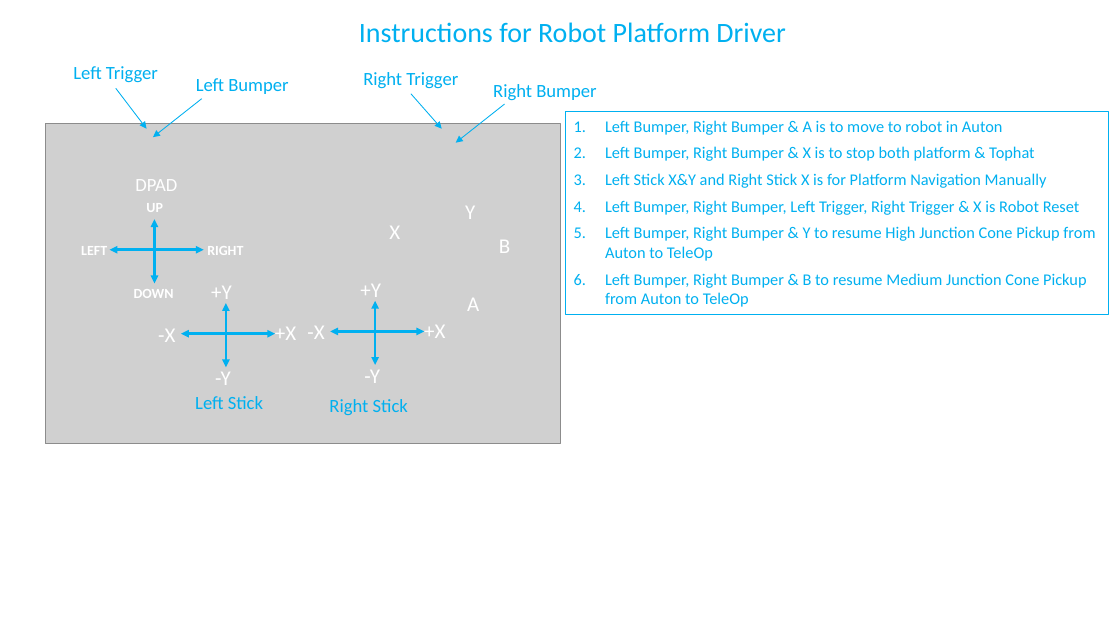
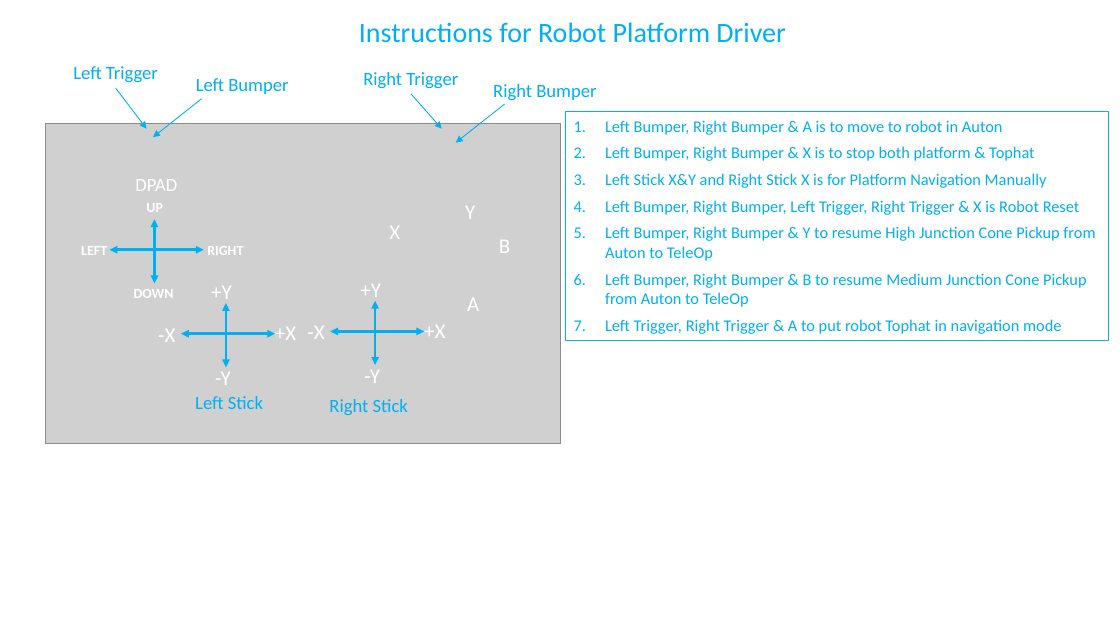
Before and after one commit to SaiabhiramA/ATRoadRunnerV8, a slide deck: slide 1 of ProgrammingDocs/Gamepad_AT_2022.pptx. Drawn at 1120x630 pixels with LibreOffice and Linux fonts; fonts in the diff are those of the drawing; grey boxes stand for pictures. Boxes give left, top, right and bottom in pixels: in the first picture for what was removed or moved away, otherwise in the second. Text is boxed around its words. In the diff, an @@ line names an element or a change of style, - is before the commit and + after.

```diff
--- a/ProgrammingDocs/Gamepad_AT_2022.pptx
+++ b/ProgrammingDocs/Gamepad_AT_2022.pptx
@@ rectangle "Left Bumper, Right Bumper & ...": place and size @@
-rectangle "Left Bumper, Right Bumper & ..." at bbox=[565, 112, 1108, 314]
+rectangle "Left Bumper, Right Bumper & ..." at bbox=[565, 112, 1108, 341]
@@ text in rectangle at bbox=[605, 319, 1061, 334]: paragraph added @@
+7. Left Trigger, Right Trigger & A to put robot Tophat in navigation mode
```
Also in this commit, not shown: 13 other files.
